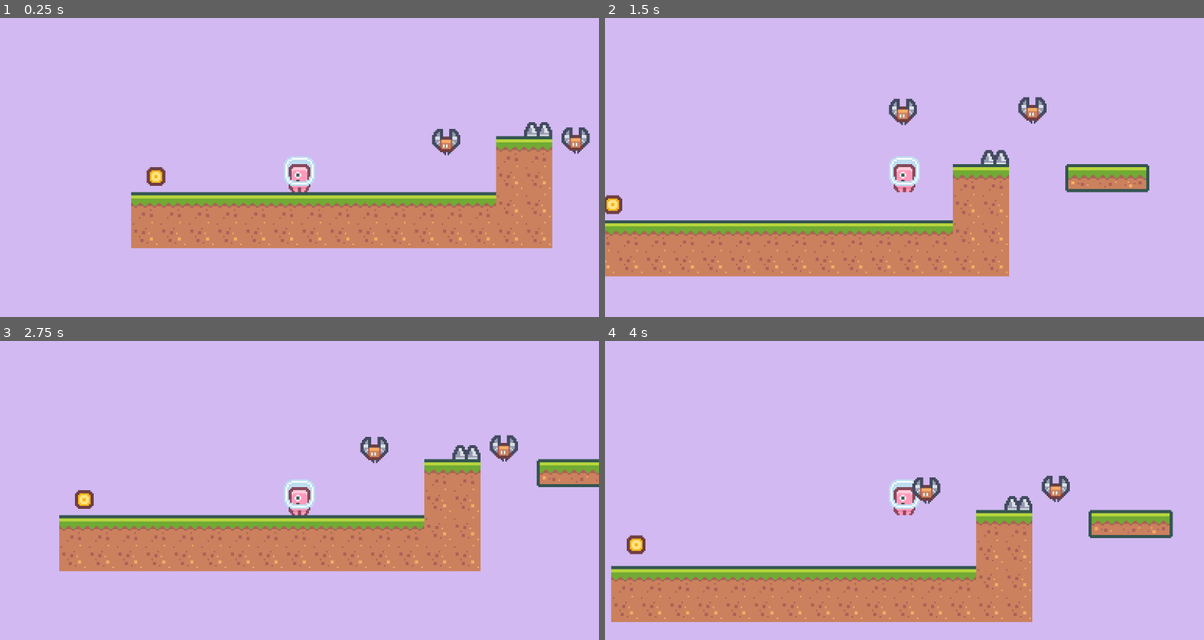
Above: before the commit, frames 1-4 (two rows, left to right).
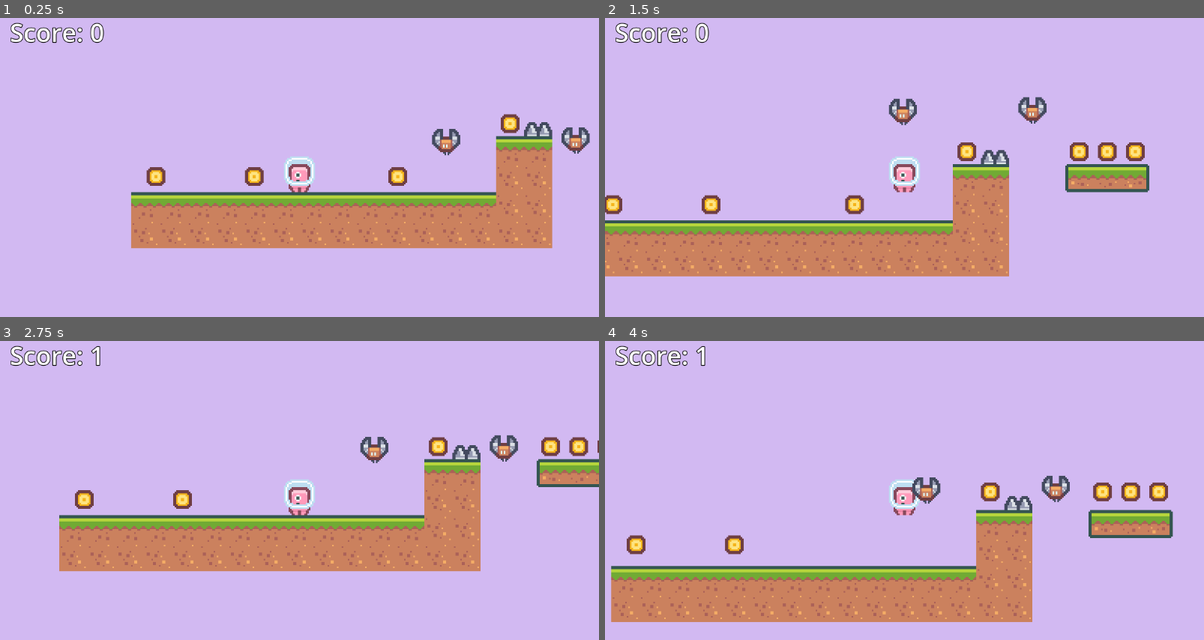
Above: after the commit, the same moments.

Repository: coruja182/zenva-godot-4-2d-platformer
Game: Godot game, scene res://scenes/levels/level1.tscn
The game is run twice, just before and just after one commit, with the same random seed, the same clock (stepped at 60 frames per second) and the same inputs.
Inputs:
- Up to frame 1 (0.25 s): no input
- Up to frame 2 (1.5 s): hold Right (ui_right) from 0.53 s (still down); tap Space (ui_select) at 0.77 s
- Up to frame 3 (2.75 s): tap Space (ui_select) at 1.52 s; release Right (ui_right) at 2.03 s; hold Left (ui_left) from 2.03 s (still down)
- Up to frame 4 (4 s): release Left (ui_left) at 2.78 s; hold Right (ui_right) from 2.78 s (still down); tap Space (ui_select) at 3.02, 3.77 s

The runs differ from the first frame. In frame 1, 1.1% of the frame differs, in the area x 1-87%, y 1-57%; in frame 2, 1.7%, in the area x 1-91%, y 1-66%; in frame 3, 1.3%; in frame 4, 1.4%.

Commit message:
feat: score

Diff:
--- a/characters/player.gd
+++ b/characters/player.gd
@@ -4,6 +4,8 @@
 var jump_force : float = 200.0
 
 var score : int = 0
+
+@onready var score_text: Label = $CanvasLayer/ScoreText
 
 func _physics_process(delta: float) -> void:
 	if not is_on_floor():
@@ -24,6 +26,8 @@
 	if global_position.y > 100:
 		game_over()
 
+	score_text.text = "Score: %s" % score
+
 
 func game_over() -> void:
 	get_tree().reload_current_scene()
--- a/characters/player.tscn
+++ b/characters/player.tscn
@@ -15,3 +15,11 @@
 
 [node name="CollisionShape2D" type="CollisionShape2D" parent="."]
 shape = SubResource("CapsuleShape2D_qp8cd")
+
+[node name="CanvasLayer" type="CanvasLayer" parent="."]
+
+[node name="ScoreText" type="Label" parent="CanvasLayer"]
+offset_left = 19.0
+offset_top = 19.0
+offset_right = 59.0
+offset_bottom = 42.0
--- a/scenes/levels/level1.tscn
+++ b/scenes/levels/level1.tscn
@@ -1,10 +1,15 @@
-[gd_scene load_steps=6 format=4 uid="uid://b5cbl2tthm00f"]
+[gd_scene load_steps=7 format=4 uid="uid://b5cbl2tthm00f"]
 
 [ext_resource type="TileSet" uid="uid://scoxhsjkluy" path="res://tileset.tres" id="1_m5n8p"]
 [ext_resource type="PackedScene" uid="uid://itp6d0ju1nvk" path="res://characters/player.tscn" id="2_l76mt"]
 [ext_resource type="PackedScene" uid="uid://baarjt4xtiy0t" path="res://characters/enemy_bat.tscn" id="3_twdfp"]
 [ext_resource type="PackedScene" uid="uid://cqw8u4jepagma" path="res://scenes/common/spike/spike.tscn" id="4_8ll4m"]
 [ext_resource type="PackedScene" uid="uid://ieku5gqsp430" path="res://scenes/common/coin/coin.tscn" id="5_orsq1"]
+
+[sub_resource type="LabelSettings" id="LabelSettings_easel"]
+font_size = 48
+outline_size = 5
+outline_color = Color(0, 0, 0, 1)
 
 [node name="Main" type="Node2D"]
 
@@ -14,6 +19,10 @@
 metadata/_edit_lock_ = true
 
 [node name="Player" parent="." groups=["Player"] instance=ExtResource("2_l76mt")]
+
+[node name="ScoreText" parent="Player/CanvasLayer" index="0"]
+text = "Score: 0"
+label_settings = SubResource("LabelSettings_easel")
 
 [node name="Camera2D" type="Camera2D" parent="Player"]
 zoom = Vector2(3, 3)
@@ -28,4 +37,29 @@
 
 [node name="Spike" parent="." instance=ExtResource("4_8ll4m")]
 
-[node name="Coin" parent="." instance=ExtResource("5_orsq1")]
+[node name="Coins" type="Node" parent="."]
+
+[node name="Coin" parent="Coins" instance=ExtResource("5_orsq1")]
+
+[node name="Coin2" parent="Coins" instance=ExtResource("5_orsq1")]
+position = Vector2(-29, -12)
+
+[node name="Coin3" parent="Coins" instance=ExtResource("5_orsq1")]
+position = Vector2(63, -12)
+
+[node name="Coin4" parent="Coins" instance=ExtResource("5_orsq1")]
+position = Vector2(135, -46)
+
+[node name="Coin5" parent="Coins" instance=ExtResource("5_orsq1")]
+position = Vector2(207, -46)
+
+[node name="Coin6" parent="Coins" instance=ExtResource("5_orsq1")]
+position = Vector2(225, -46)
+
+[node name="Coin7" parent="Coins" instance=ExtResource("5_orsq1")]
+position = Vector2(243, -46)
+
+[node name="Coin8" parent="Coins" instance=ExtResource("5_orsq1")]
+position = Vector2(297, -46)
+
+[editable path="Player"]
